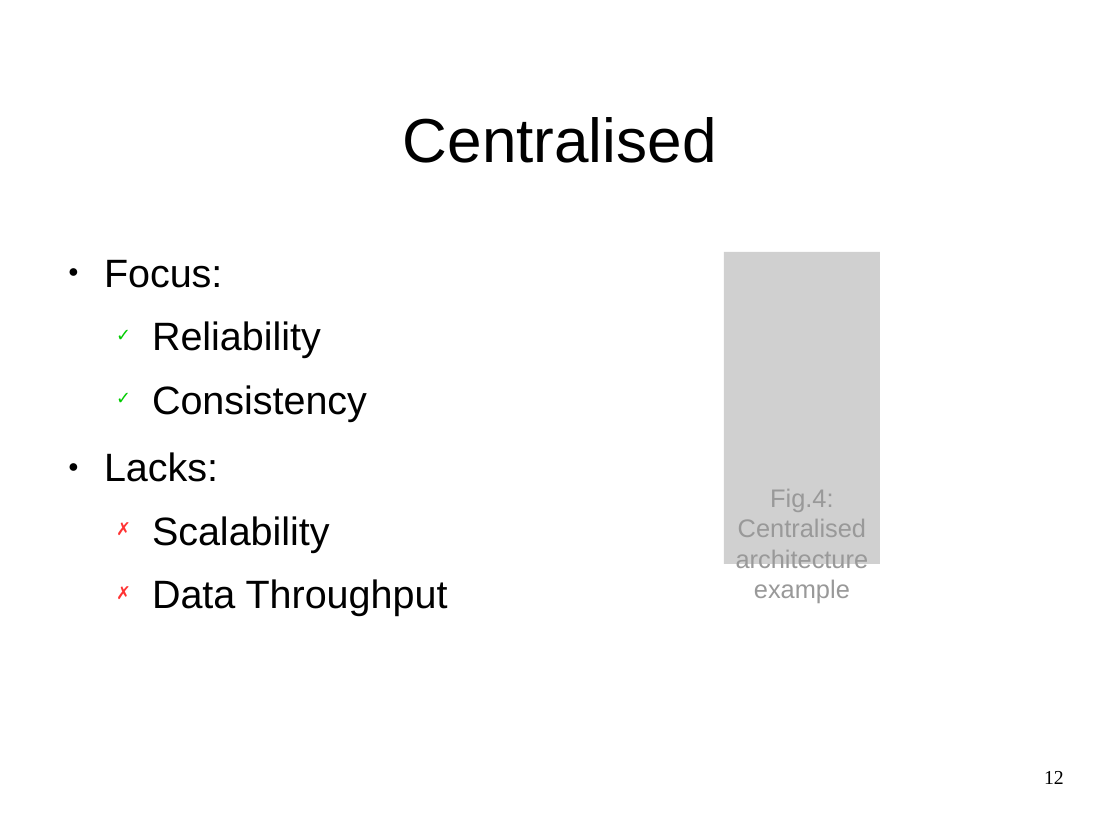
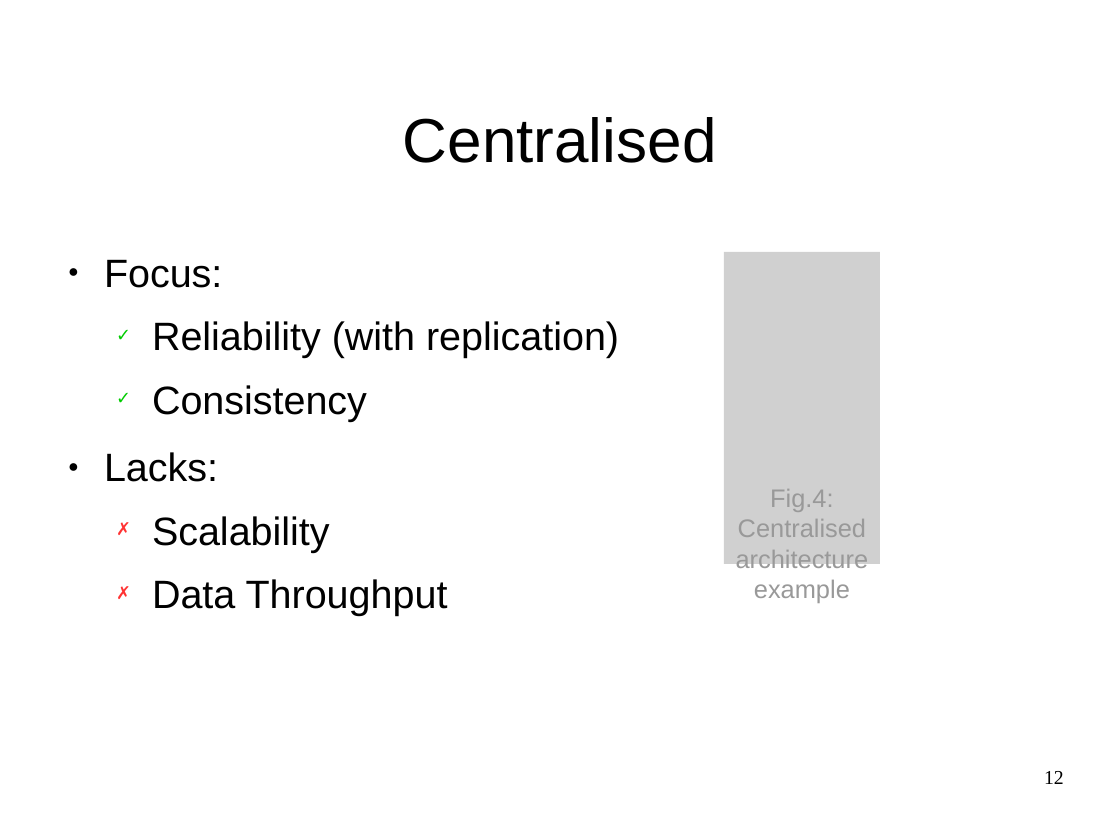
Before and after one commit to JGAntunes/pulsarcast, a slide deck: slide 12 of project-report/presentation.odp. Drawn at 1120x840 pixels with LibreOffice and Linux fonts; fonts in the diff are those of the drawing; grey boxes stand for pictures; background and template pictures are left out. Boxes give left, top, right and bottom in pixels: in the first picture for what was removed or moved away, otherwise in the second. Text is boxed around its words. In the diff, an @@ line names an element or a change of style, - is before the commit and + after.

```diff
--- a/project-report/presentation.odp
+++ b/project-report/presentation.odp
@@ text at <box>152,321,619,358</box>: text changed @@
-  ✓ Reliability
+  ✓ Reliability (with replication)
```
Also in this commit, not shown: 10 other slides changed, 3 slides added, 1 slide removed, 1 other file.
